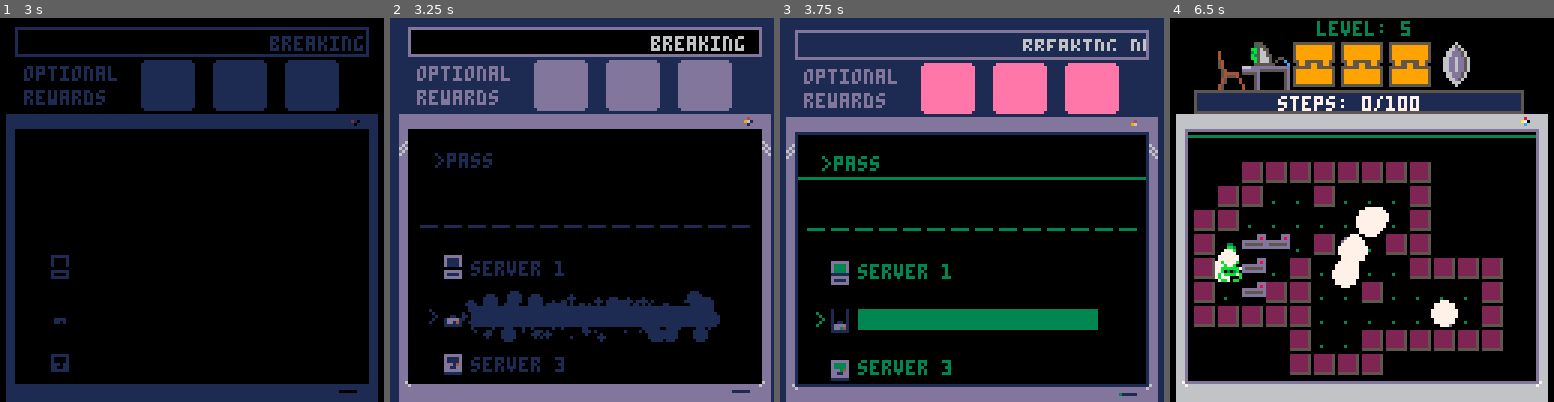
Above: before the commit, frames 1-4 (left to right).
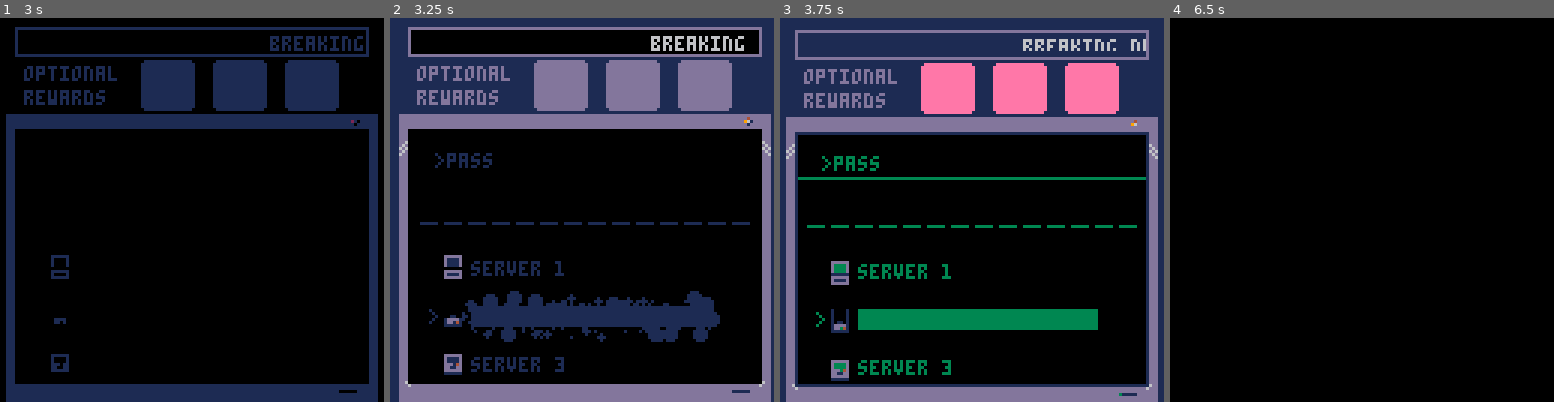
Above: after the commit, the same moments.

Repository: jacobneal65/sokovirus-pico8
Game: PICO-8 cartridge mysoko.p8
Same seed, same stepped clock (60 frames per second), same inputs: the game is played once before the commit and once after it.
Inputs:
- Up to frame 1 (3 s): tap O (Z key) at 0.33, 0.7, 1.43, 2.22 s; tap X (X key) at 1.07, 2.07, 2.4, 2.73 s; hold Left 1.97-2.37 s; hold Down 2.42-2.82 s; hold Right from 2.87 s (still down)
- Up to frame 2 (3.25 s): keep holding Right; tap X (X key) at 3.07 s; tap O (Z key) at 3.1 s
- Up to frame 3 (3.75 s): tap X (X key) at 3.4, 3.73 s; release Right at 3.53 s; hold Up from 3.58 s (still down)
- Up to frame 4 (6.5 s): tap O (Z key) at 3.98, 4.87, 5.75 s; tap X (X key) every 0.33 s from 4.07 to 6.4 s; release Up at 4.08 s; hold Right 4.13-4.53 s; hold Down 4.58-5.08 s; hold Left 5.13-5.8 s; hold Up 5.85-6.18 s; hold Left from 6.23 s (still down)

Frame 1 is identical in both runs. In frame 2, 1.0% of the frame differs, in the area x 7-94%, y 53-55%; in frame 3, 1.0%; in frame 4, 43%, in the area x 1-99%, y 0-100%.

Commit message:
Created hub bar in code

Diff:
--- a/mysoko.p8
+++ b/mysoko.p8
@@ -77,7 +77,7 @@
 	acheivement={0,0,0}
 
 	steps={0,0,0,0,0,0,0,0,0,0,0,0}
-	optsteps={110,100,100,100,100,100,100,100,100,34,111,112}--optimal steps
+	optsteps={110,115,65,95,157,28,60,50,50,34,11,12}--optimal steps
 	slbx=nil --SLIDE BOX
 
 	--particles
@@ -189,6 +189,8 @@
 	end
 	if give then
 		acheivement[world]=1
+	else
+		acheivement[world]=-1--failed
 	end
 end
 
@@ -996,7 +998,7 @@
 
 function upd_wait_for_particle()
 	if #part <= 0 then
-		--level=10-- (used for debuging)
+		level=11-- (used for debuging)
 		init_level()
 		fadeout()
 	end
@@ -1060,21 +1062,26 @@
 	end
 
 
+
 	print("optional",1*8,16,6)
 	print("rewards",1*8,24,6)
-	--Acheivements bar
-	for i=1,3 do
-		rrectfill2(((i-1)*3+6)*8-1,2*8-2,2*8+2,17,15)
-	end
+
 	--draw acheivement
 	for i=1,3 do
+		rrectfill2(((i-1)*3+6)*8-1,2*8-2,2*8+2,17,15)--basic holder
 		if acheivement[i]==1 then
 			sdrawgrid(70+i*2,((i-1)*3+6)*8,14,2,2)
+		elseif acheivement[i]==-1 then
+			rrectfill2(((i-1)*3+6)*8-1,2*8-2,2*8+2,17,6)
 		end
 	end
 
 	rectfill2(1*8-2,5*8-2,14*8+4,10*8+3,0)--pc background color
 	map()
+	--middle bar
+	for i=0,13 do
+		line((1+i)*8+1,64+4,(2+i)*8-2,64+4,3)
+	end
 	rectfill2(2,126,16*8-4,2,6)--lower pc (prevent showing in shake)
 	--draw cursor
 	add_ani(2,3,3,10, 8,hub_y+hub_oy, false)
@@ -1374,7 +1381,7 @@
 0070070000000000000003000000000000d6760066666666e522225ee555555ee777775eed1111dee586685ee555450ee49eeeeeb333333b0000000000000000
 0007700000000000000000300000000000d7670066666666e522225ee522225ee7ddd75eed1dd1dee565565ee555550eeee9eeeeb333333b0000000000000000
 0007700000000000000003000000000000d676006b555556e555555ee544445ee777775eed1dd1dee575575ee555550eeeee9eeeb333333b0000000000000000
-0070070003333330000030000000000000d6670066666666e599995ee555555ee7ddd75eed1111de55755755e555550eeeeae9eeb333333b0000000000000000
+0070070000000000000030000000000000d6670066666666e599995ee555555ee7ddd75eed1111de55755755e555550eeeeae9eeb333333b0000000000000000
 0000000000000000000000000000000000d6660000000000e5aaaa5eee6ee6eee77777eeeeddddee5e5ee5e5ee0000eeeeeeae9eb333333b0000000000000000
 0000000000000000000000000000000000d6660000000000eeeeeeeeeeeeeeeeeeeeeeeeeeeeeeeeeeeeeeeeeeeeeeeeeeeeeae9bbbbbbbb0000000000000000
 dddddd5e2222225e00666666666666666666660066666666e464464ee444444e65555556eeeeedddeeeeeeeeeeeeeeee5555555e066666600d0000d000000000
@@ -1445,7 +1452,7 @@
 2300000000000000000000000000000400220000001010101010101010101000240022000000000000000000000000000024002200000000000000000000000000002400220000001010101010000000000000240022000000000000000000000000000024002200000000000000000000000000002400000000000000000000
 2200000000000000000000000000002400220000001031313131313131311000240022000010101010100000000000000024002200000000101010101010000000002400220000001031313110101000000000240022000011111111111111110000000024002200000011111111111100000000002400000000000000000000
 2200000000000000000000000000002400220000101031101010101010311000240022000010313131101000000000000024002200000000101616161010000000002400220000001031103131311000000000240022001111313111313131110000000024002200000011313131311111000000002400000000000000000000
-2201010101010101010101010101012400221010103131101010313110311000240022101010311007311010101010100024002200000000100631103110000000002400220000001031063110311000000000240022111131313131310931110000000024002200111111311911313111000000002400000000000000000000
+2200000000000000000000000000002400221010103131101010313110311000240022101010311007311010101010100024002200000000100631103110000000002400220000001031063110311000000000240022111131313131310931110000000024002200111111311911313111000000002400000000000000000000
 2200000000000000000000000000002400221031310731310731310717171000240022103131311031313131171717100024002200000000103106313110000000002400220000001010100610311000000000240022113119193111093111110000000024002200113131190919113111000000002400000000000000000000
 2200000000000000000000000000002400221010103131101031313110101000240022103131310731071031101010100024002200000000103131063110000000002400220000001010313106311000000000240022113119311131093131111111110024002200113119090909313111000000002400000000000000000000
 2200000000000000000000000000002400221010101010101031313131171000240022101010101010313131100000000024002200000000101010313110000000002400220000000010313131100000000000240022113119111131311131313131110024002200111111311131311111000000002400000000000000000000
